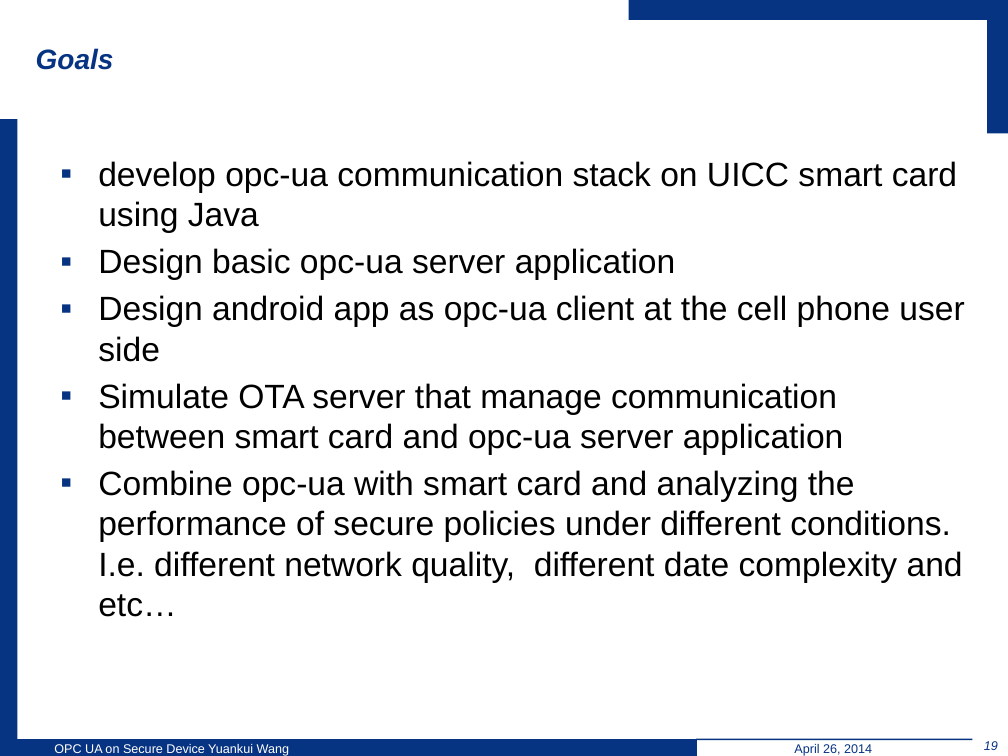
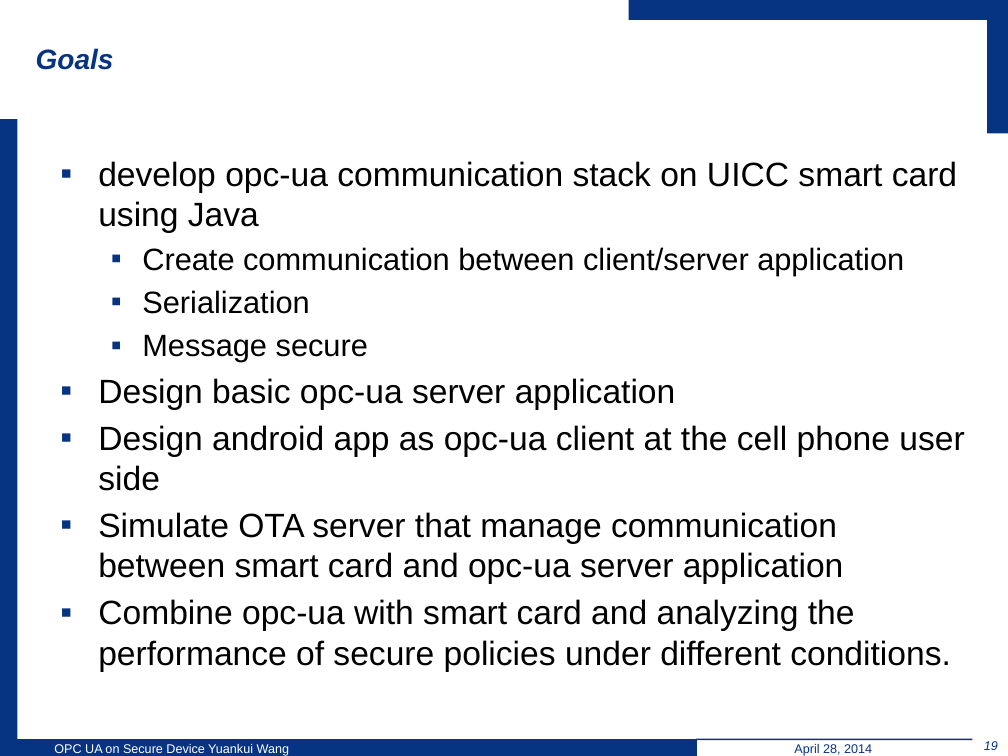
Before and after one commit to wsuetholz/opc-ua-wangyk-upb-morpho, a slide deck: slide 19 of ppt/Einleitung.pptx. Drawn at 1008x756 pixels with LibreOffice and Linux fonts; fonts in the diff are those of the drawing; background and template pictures are left out. Boxes give left, top, right and bottom in pixels: in the first picture for what was removed or moved away, otherwise in the second. Text is boxed around its words. In the diff, an @@ line names an element or a change of style, - is before the commit and + after.

```diff
--- a/ppt/Einleitung.pptx
+++ b/ppt/Einleitung.pptx
@@ text at (142, 247, 904, 362): paragraphs added @@
+  ▪ Create communication between client/server application
+  ▪ Serialization
+  ▪ Message secure
@@ text at (98, 599, 951, 672): text changed @@
-▪ Combine opc-ua with smart card and analyzing the performance of secure policies under different conditions. I.e. different network quality, different date complexity and etc…
+▪ Combine opc-ua with smart card and analyzing the performance of secure policies under different conditions.
```
Also in this commit, not shown: 20 other slides changed.
